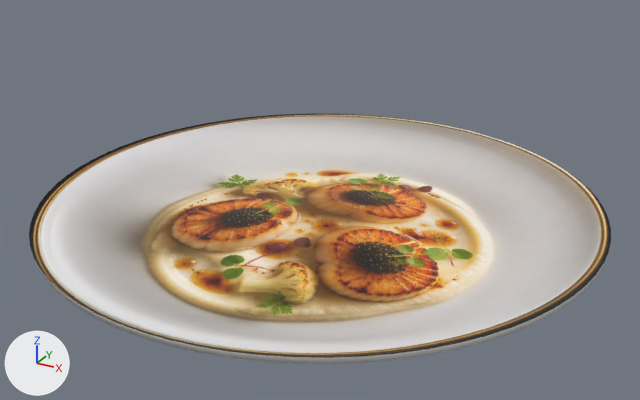
A saved change to the glTF model public/demo/vieiras.glb.
Camera for both pictures: a 50 mm lens placed at (0.19, -0.345, 0.198), pointed at (0.004, -0.008, 0.029). Lighting does not change. The marker at lower left points along +X, +Y and +Z. The older version comes first. Where no turn or scale is listed for an object, it has been applied to the vertices. Vertices at exactly the same position are counted once.

The scene before the commit, as lines of its bpy script (objects in view):
```python
mat_material_0 = principled_material('Material_0')
mat_material_0.texture = img_image_0
mat_material_0.roughness = 0.55
me_mesh_0 = bpy.data.meshes.new('Mesh_0')
me_mesh_0.from_pydata(...)  # 1973 vertices, 3888 faces; spans x -0.135..0.135, y -0.135..0.135, z 0.0..0.025
# faces by material slot: [3384, 504]
me_mesh_0.materials.append(mat_material_0)  # picture img_image_0
me_mesh_0.materials.append(mat_material_1)  # white #faf9f6
ob_dish = bpy.data.objects.new('dish', me_mesh_0)
ob_dish.location = (0.0, 0.0, 0.0)
```
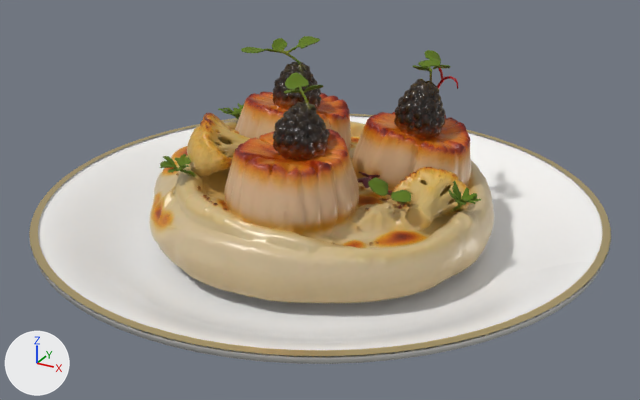
Changed parts and their boxes (x1, y1, x2, y2) in the pictures (640 x 400 px; the box of a moved part takes in the faces that stretch with it):
'dish', surface changed, reshaped
    both: (29, 114, 611, 364)
'tripo_node_43388e2f-d014-44bf-a4a0-0c8fb432ef28', added (beige)
    after: (150, 36, 494, 304)
part 1 of me_mesh_0, added
    after: (30, 114, 611, 356)
part 2 of me_mesh_0, moved or reshaped
    before: (168, 176, 473, 310)
    after: (176, 265, 453, 311)

The change, as a diff of the scene's bpy script:
```diff
--- a/public/demo/vieiras.glb.py
+++ b/public/demo/vieiras.glb.py
@@ img_orm_43388e2f_d014_44bf_a4a0_0c8fb432ef28 @@
+img_orm_43388e2f_d014_44bf_a4a0_0c8fb432ef28 = load_image('ORM_43388e2f-d014-44bf-a4a0-0c8fb432ef28', '_unpacked/ORM_43388e2f-d014-44bf-a4a0-0c8fb432ef28', 1024, 1024, 'Non-Color')
@@ img_normalgl_43388e2f_d014_44bf_a4a0_0c8fb432ef28 @@
+img_normalgl_43388e2f_d014_44bf_a4a0_0c8fb432ef28 = load_image('NormalGL_43388e2f-d014-44bf-a4a0-0c8fb432ef28', '_unpacked/NormalGL_43388e2f-d014-44bf-a4a0-0c8fb432ef28', 1024, 1024, 'Non-Color')
@@ img_color_43388e2f_d014_44bf_a4a0_0c8fb432ef28 @@
+img_color_43388e2f_d014_44bf_a4a0_0c8fb432ef28 = load_image('Color_43388e2f-d014-44bf-a4a0-0c8fb432ef28', '_unpacked/Color_43388e2f-d014-44bf-a4a0-0c8fb432ef28', 1024, 1024, 'sRGB')
@@ mat_material_0 @@
 mat_material_0 = principled_material('Material_0')
-mat_material_0.texture = img_image_0
-mat_material_0.roughness = 0.55
+mat_material_0.base_color = (0.97, 0.96, 0.94)  # white #fcfaf8
+mat_material_0.roughness = 0.22
@@ mat_material_2 @@
+mat_material_2 = principled_material('Material_2')
+mat_material_2.base_color = (0.83, 0.66, 0.33)  # beige #ebd49b
+mat_material_2.metallic = 1.0
+mat_material_2.roughness = 0.3
@@ mat_tripo_material_43388e2f_d014_44bf_a4a0_0c8fb432ef28 @@
+mat_tripo_material_43388e2f_d014_44bf_a4a0_0c8fb432ef28 = bpy.data.materials.new('tripo_material_43388e2f-d014-44bf-a4a0-0c8fb432ef28')
+# uses the picture img_color_43388e2f_d014_44bf_a4a0_0c8fb432ef28
+# uses the picture img_normalgl_43388e2f_d014_44bf_a4a0_0c8fb432ef28
+# uses the picture img_orm_43388e2f_d014_44bf_a4a0_0c8fb432ef28
@@ me_mesh_0 @@
 # used by ob_dish; location = (0.0, 0.0, 0.0)
-me_mesh_0.from_pydata(...)  # 1973 vertices, 3888 faces; spans x -0.135..0.135, y -0.135..0.135, z 0.0..0.025
+me_mesh_0.from_pydata(...)  # 2119 vertices, 4032 faces; spans x -0.135..0.135, y -0.135..0.135, z 0.0..0.025
+# me_mesh_0 part 1: a new loose piece of 146 vertices spanning x -0.135..0.135, y -0.135..0.135, z 0.025, in mat_material_2 (beige #ebd49b)
+# me_mesh_0 part 2: 803 vertices moved from x -0.068..0.068, y -0.068..0.068, z 0.008..0.014 to x -0.068..0.068, y -0.068..0.068, z 0.007; 1 vertex removed from x 0.0, y 0.0, z 0.014; 1 vertex added at x 0.0, y 0.0, z 0.007
 me_mesh_0.materials.append(mat_material_0)
 me_mesh_0.materials.append(mat_material_1)
+me_mesh_0.materials.append(mat_material_2)  # beige #ebd49b
@@ me_tripo_mesh_43388e2f_d014_44bf_a4a0_0c8fb432ef28 @@
+me_tripo_mesh_43388e2f_d014_44bf_a4a0_0c8fb432ef28.from_pydata(...)  # 19922 vertices, 40000 faces; spans x -0.083..0.083, y -0.084..0.084, z -0.046..0.046
+me_tripo_mesh_43388e2f_d014_44bf_a4a0_0c8fb432ef28.materials.append(mat_tripo_material_43388e2f_d014_44bf_a4a0_0c8fb432ef28)
@@ ob_tripo_node_43388e2f_d014_44bf_a4a0_0c8fb432ef28 @@
+ob_tripo_node_43388e2f_d014_44bf_a4a0_0c8fb432ef28 = bpy.data.objects.new('tripo_node_43388e2f-d014-44bf-a4a0-0c8fb432ef28', me_tripo_mesh_43388e2f_d014_44bf_a4a0_0c8fb432ef28)
+ob_tripo_node_43388e2f_d014_44bf_a4a0_0c8fb432ef28.location = (0.0, 0.0, 0.0524)
```
